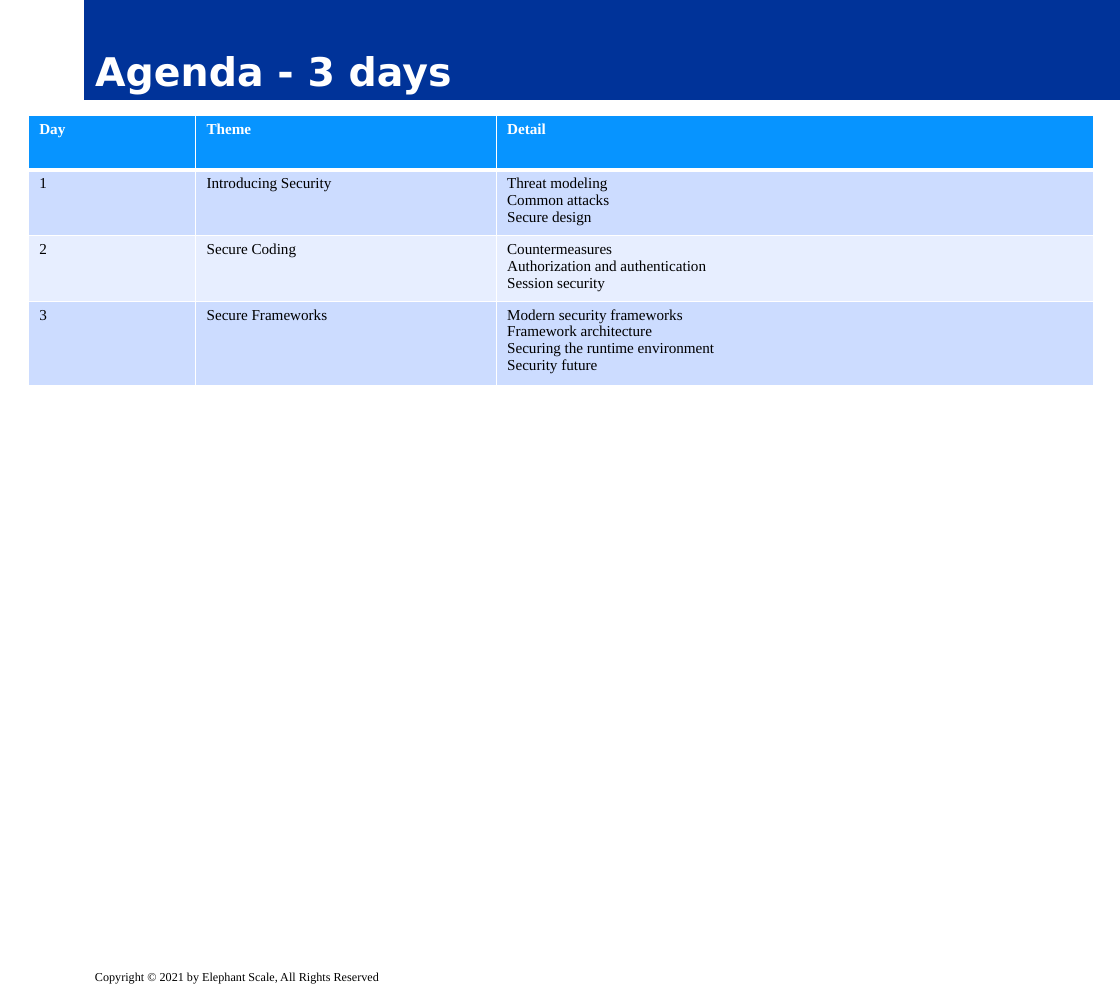
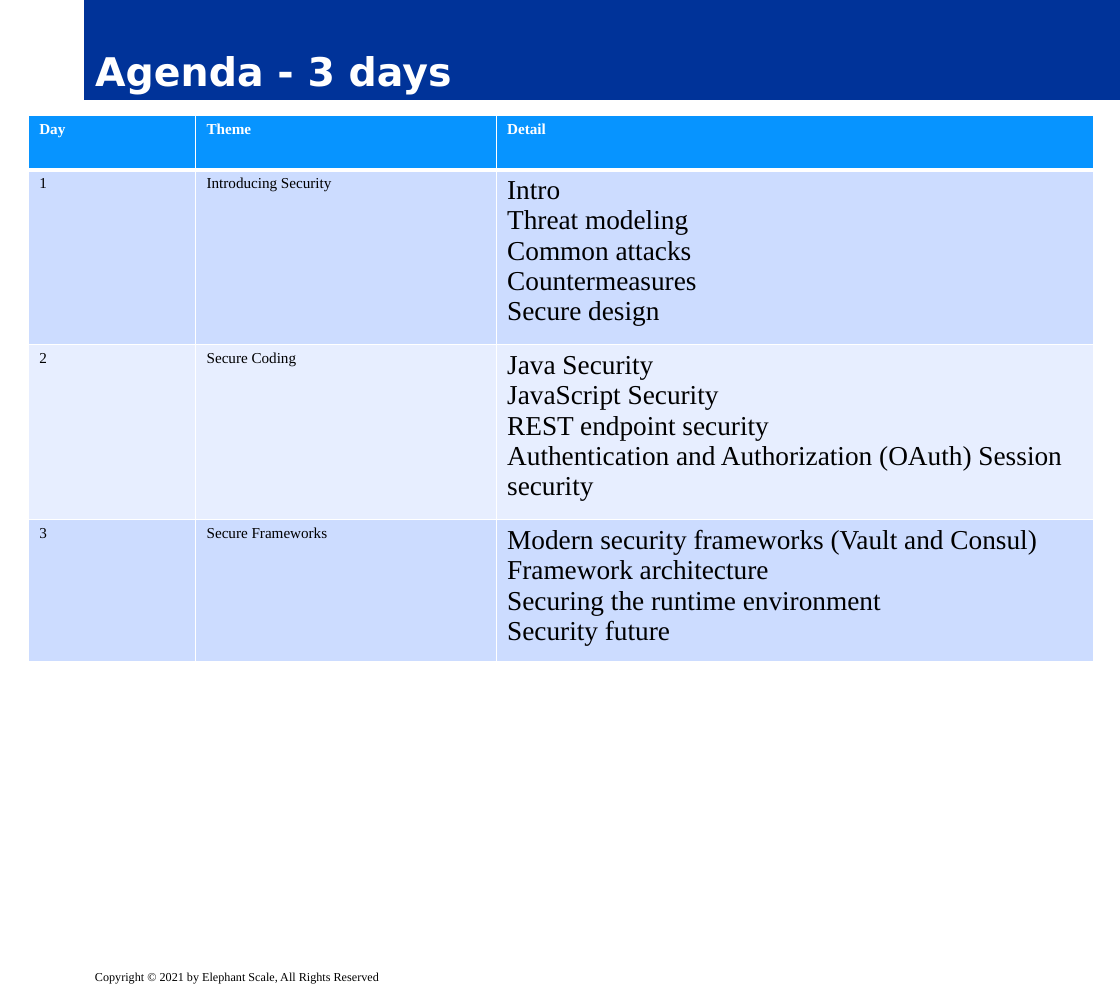
Before and after one commit to elephantscale/es-training-new, a slide deck: slide 2 of secure-coding/slides/delivery/02__About-Secure-Coding-Class.pptx. Drawn at 1120x992 pixels with LibreOffice and Linux fonts; fonts in the diff are those of the drawing; background and template pictures are left out. Boxes give left, top, right and bottom in pixels: in the first picture for what was removed or moved away, otherwise in the second. Text is boxed around its words. In the diff, an @@ line names an element or a change of style, - is before the commit and + after.

```diff
--- a/secure-coding/slides/delivery/02__About-Secure-Coding-Class.pptx
+++ b/secure-coding/slides/delivery/02__About-Secure-Coding-Class.pptx
@@ table at [28,115,1094,649] @@
-row 2, column 3: Threat modeling / Common attacks / Secure design
+row 2, column 3: Intro / Threat modeling / Common attacks / Countermeasures / Secure design
-row 3, column 3: Countermeasures / Authorization and authentication / Session security
+row 3, column 3: Java Security / JavaScript Security / REST endpoint security / Authentication and Authorization (OAuth) Session security
-row 4, column 3: Modern security frameworks / Framework architecture / Securing the runtime environment / Security future
+row 4, column 3: Modern security frameworks (Vault and Consul) / Framework architecture / Securing the runtime environment / Security future
```
Also in this commit, not shown: 24 other files.
